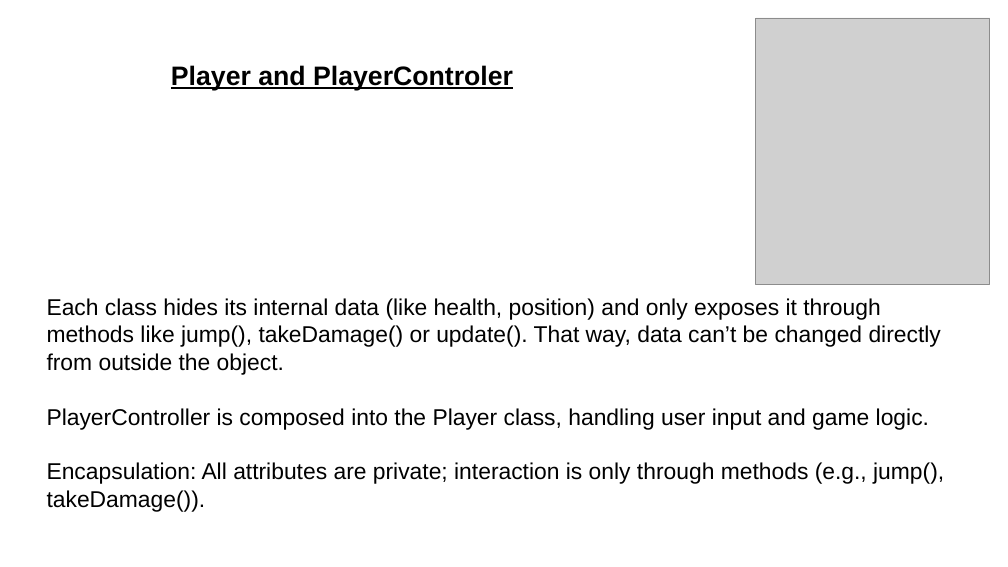
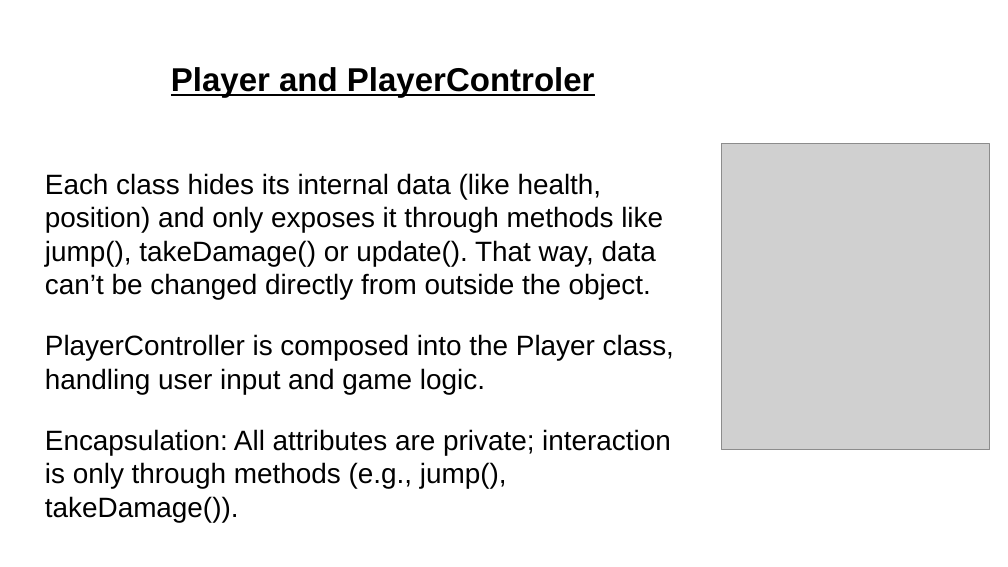
Before and after one commit to tellmon/2D-side-scroller, a slide deck: slide 8 of powerPoint.odp. Drawn at 1008x567 pixels with LibreOffice and Linux fonts; fonts in the diff are those of the drawing; grey boxes stand for pictures. Boxes give left, top, right and bottom in pixels: in the first picture for what was removed or moved away, otherwise in the second. Text is boxed around its words. In the diff, an @@ line names an element or a change of style, - is before the commit and + after.

```diff
--- a/powerPoint.odp
+++ b/powerPoint.odp
@@ text "Player and PlayerControler" at (171, 67, 595, 98): size 21 to 26 pt @@
@@ picture: place and size @@
-picture at (756, 18, 991, 284)
+picture at (722, 144, 991, 450)
@@ text "Each class hides its internal ...": place and size @@
-text "Each class hides its internal ..." at (47, 298, 944, 512)
+text "Each class hides its internal ..." at (45, 173, 674, 522)
@@ text "Each class hides its internal ..." at (45, 173, 674, 522): size 18 to 22 pt @@
```
Also in this commit, not shown: 4 other slides changed, 1 other file.
